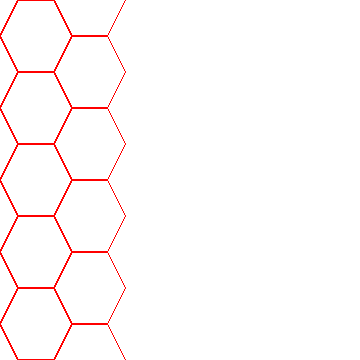
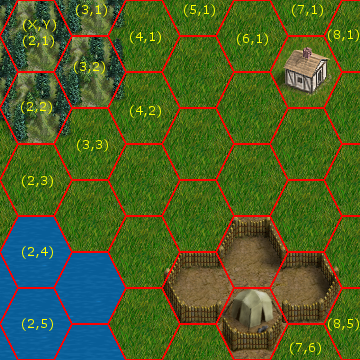
The second (360, 360) image is a revision of the first. Changes to its layers:
hid "Calque" over [0, 0, 72, 72]
painted on "Arrière-plan" over [108, 0, 360, 360]
added layer "(5,1)" above "(6,1)" over [184, 4, 215, 17]
added layer "(6,1)" above "(2,5)" over [237, 33, 268, 46]
added layer "(2,5)" above "(2,4)" over [22, 318, 53, 331]
added layer "(2,4)" above "(2,3)" over [22, 246, 53, 259]
added layer "(2,3)" above "(2,2)" over [22, 175, 53, 188]
added layer "(2,2)" above "(X,Y)(2,1)" over [21, 101, 52, 114]
added layer "(X,Y)(2,1)" above "(4,2)" over [23, 19, 56, 48]
added layer "(4,2)" above "(8,1)" over [130, 105, 161, 118]
added layer "(8,1)" above "(7,1)" over [328, 29, 359, 42]
added layer "(7,1)" above "(4,1)" over [292, 4, 323, 17]
added layer "(4,1)" above "(3,1)" over [130, 31, 161, 44]
added layer "(3,1)" above "(3,3)" over [76, 4, 107, 17]
added layer "(3,3)" above "(3,2)" over [77, 139, 108, 152]
added layer "(3,2)" above "(8,5)" over [74, 61, 105, 74]
added layer "(8,5)" above "(7,6)" over [328, 318, 359, 331]
added layer "(7,6)" above "Calque #1" over [290, 342, 321, 355]
added layer "Calque #1" over [0, 0, 360, 360]
